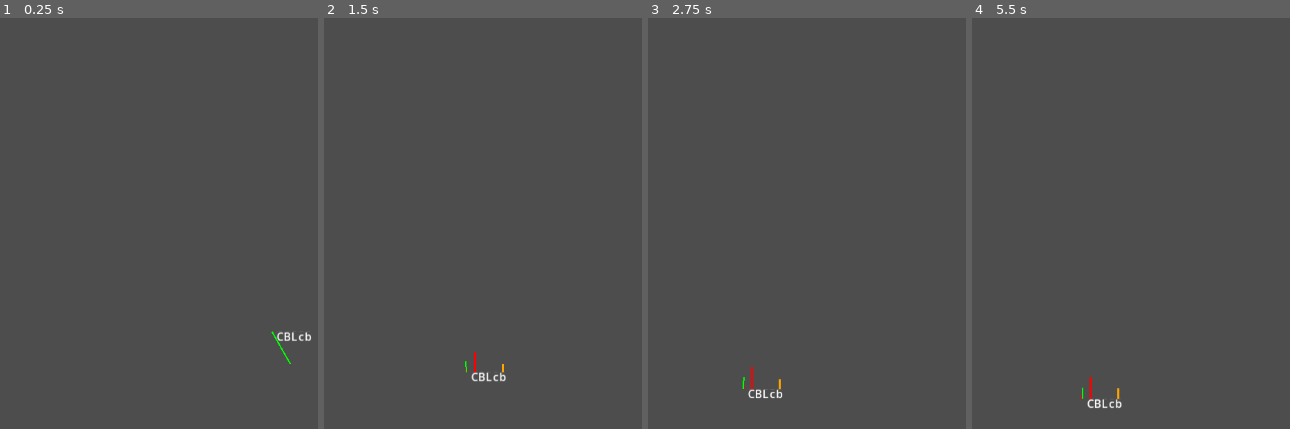
Above: before the commit, frames 1-4 (left to right).
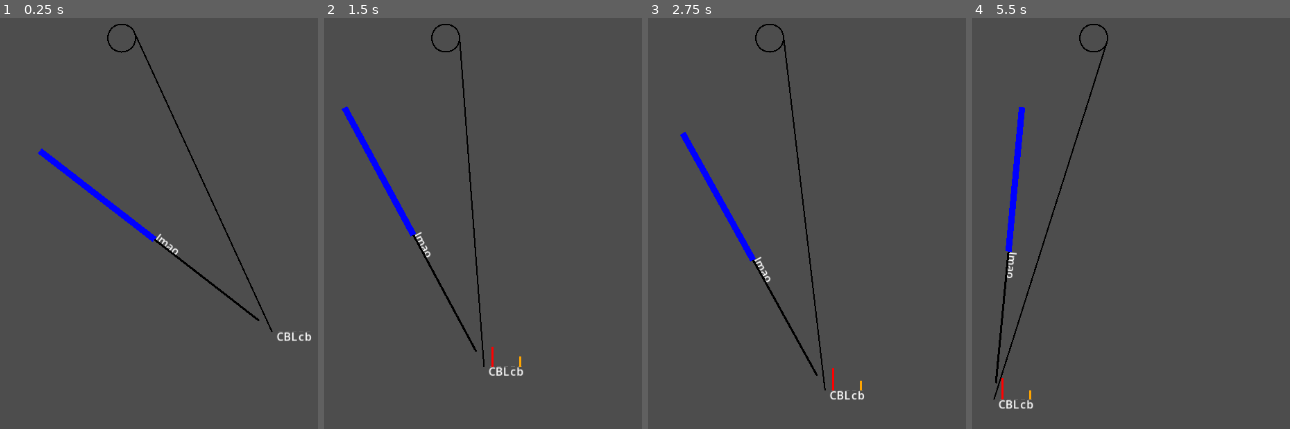
Above: after the commit, the same moments.

Repository: Lobbsterwaffles/Steam-Shov
Game: Godot game, scene res://jonly.tscn
Two runs of this game, one before a commit and one after it. Both use one fixed random seed, a clock stepped at 60 frames per second and the inputs below.
Inputs:
- Up to frame 1 (0.25 s): no input
- Up to frame 2 (1.5 s): hold Q 0.53-1.28 s; tap Space at 0.77 s; hold S from 1.28 s (still down); tap Q at 1.35 s
- Up to frame 3 (2.75 s): tap Space at 1.52 s; release S at 2.03 s; hold Q from 2.03 s (still down)
- Up to frame 4 (5.5 s): release Q at 2.78 s; tap Q at 2.85, 4.35 s; tap Space at 3.02, 3.77, 4.52 s; hold Q 3.53-4.28 s; hold A 3.53-5.03 s; hold S from 5.03 s (still down); hold Q from 5.03 s (still down)

The runs differ from the first frame. In frame 1, 1.6% of the frame differs, in the area x 11-92%, y 1-85%; in frame 2, 2.0%; in frame 3, 2.0%; in frame 4, 2.1%, in the area x 6-48%, y 1-96%.

Commit message:
controlcrowd0

Diff:
--- /dev/null
+++ b/crowd.gd
@@ -0,0 +1,23 @@
+extends RigidBody2D
+func _process(dt):
+	queue_redraw()
+
+func _integrate_forces(state: PhysicsDirectBodyState2D) -> void:
+	var dt := state.step
+
+	var j =  %j_crowd_sliderblock as Node2D
+	var toj = to_local(j.to_global(Vector2(0, j.length)))
+
+	var k = 100.0
+	if Input.is_key_pressed(KEY_A):
+		state.apply_central_impulse(+1 * k *  mass * toj * dt)
+	if Input.is_key_pressed(KEY_S):
+		state.apply_central_impulse(-1 * k *  mass * toj * dt)
+
+func _draw():
+	var font := ThemeDB.fallback_font
+	draw_string(font, Vector2.ZERO, "lmao")
+	var vv : Vector2 = to_local(%j_crowd_sliderblock.global_position)
+	draw_line(Vector2.ZERO, vv, Color.BLACK, 3)
+	var j =  %j_crowd_sliderblock as Node2D
+	draw_line(Vector2.ZERO, to_local(j.to_global(Vector2(0, j.length))), Color.BLUE, 9)
--- a/jonly.tscn
+++ b/jonly.tscn
@@ -1,5 +1,6 @@
 [gd_scene format=3 uid="uid://dnkoq8b8nhrnw"]
 
+[ext_resource type="Script" uid="uid://brmupxbb2punj" path="res://crowd.gd" id="1_gna47"]
 [ext_resource type="Script" uid="uid://bkrblqg2pd1v2" path="res://scooply.gd" id="2_gna47"]
 
 [sub_resource type="WorldBoundaryShape2D" id="WorldBoundaryShape2D_hchs4"]
@@ -71,6 +72,8 @@
 position = Vector2(235, 207)
 rotation = -0.9599311
 collision_layer = 0
+center_of_mass_mode = 1
+angular_damp = 46.775
 
 [node name="CollisionShape2D" type="CollisionShape2D" parent="sliderblock" unique_id=1816706316]
 shape = SubResource("RectangleShape2D_75g0j")
@@ -79,6 +82,7 @@
 position = Vector2(387.71594, 313.83154)
 rotation = 0.61086524
 collision_layer = 0
+script = ExtResource("1_gna47")
 
 [node name="CollisionShape2D" type="CollisionShape2D" parent="crowd" unique_id=283825240]
 shape = SubResource("RectangleShape2D_dxtb6")
@@ -88,6 +92,7 @@
 rotation = -1.5707964
 collision_layer = 0
 mass = 24.0
+can_sleep = false
 linear_damp = 1.0
 script = ExtResource("2_gna47")
 sheave = NodePath("../../w")
@@ -99,7 +104,8 @@
 [node name="CollisionShape2D" type="CollisionShape2D" parent="crowd/scoop" unique_id=1135683899]
 shape = SubResource("RectangleShape2D_gna47")
 
-[node name="GrooveJoint2D" type="GrooveJoint2D" parent="crowd" unique_id=1877799415]
+[node name="j_crowd_sliderblock" type="GrooveJoint2D" parent="crowd" unique_id=1877799415]
+unique_name_in_owner = true
 position = Vector2(190.80891, -0.61613464)
 rotation = -4.7166815
 scale = Vector2(0.99999994, 0.99999994)
--- a/scooply.gd
+++ b/scooply.gd
@@ -2,7 +2,7 @@
 
 @export var sheave: Node2D
 @export var myradius := 20.0
-@export var side := 1.0
+@export var side := -1.0
 
 @export var engine_speed := 76.0
 @export var clutch_force := 300000.0
@@ -127,11 +127,16 @@
 	draw_string(font, base + Vector2(-label_size.x / 2, 13.0), label)
 
 func _draw() -> void:
+	var sl = to_local(sheave.global_position)
+	var qq = sheave.position + Vector2(0,0) # tangent_local
+	draw_circle(sl, myradius, Color.BLACK, false, 2)
+	draw_line(Vector2.ZERO, to_local(sheave.to_global(tangent_local)), Color.BLACK, 2)
+
+
 	draw_set_transform(Vector2.ZERO, -global_rotation, Vector2.ONE)
 
-	draw_line(Vector2.ZERO, forcedir * (j_total * 0.01), Color.RED, 3.0)
-	draw_line(Vector2.ZERO, forcedir * (v_along * 0.3), Color.GREEN, 2.0)
-
+	# draw_line(Vector2.ZERO, forcedir * (j_total * 0.01), Color.RED, 3.0)
+	# draw_line(Vector2.ZERO, forcedir * (v_along * 0.3), Color.GREEN, 2.0)
 
 	var x := 12.0
 
